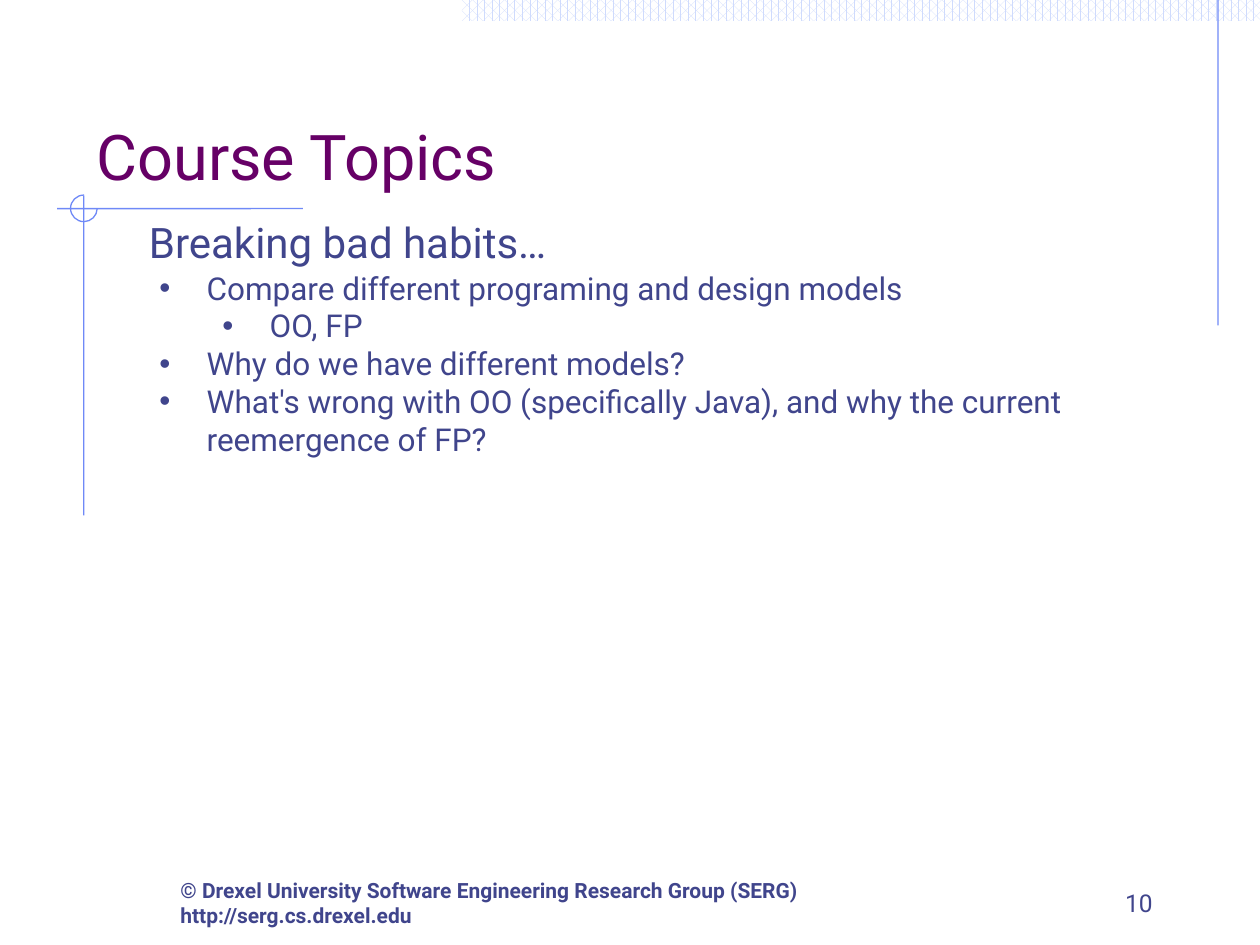
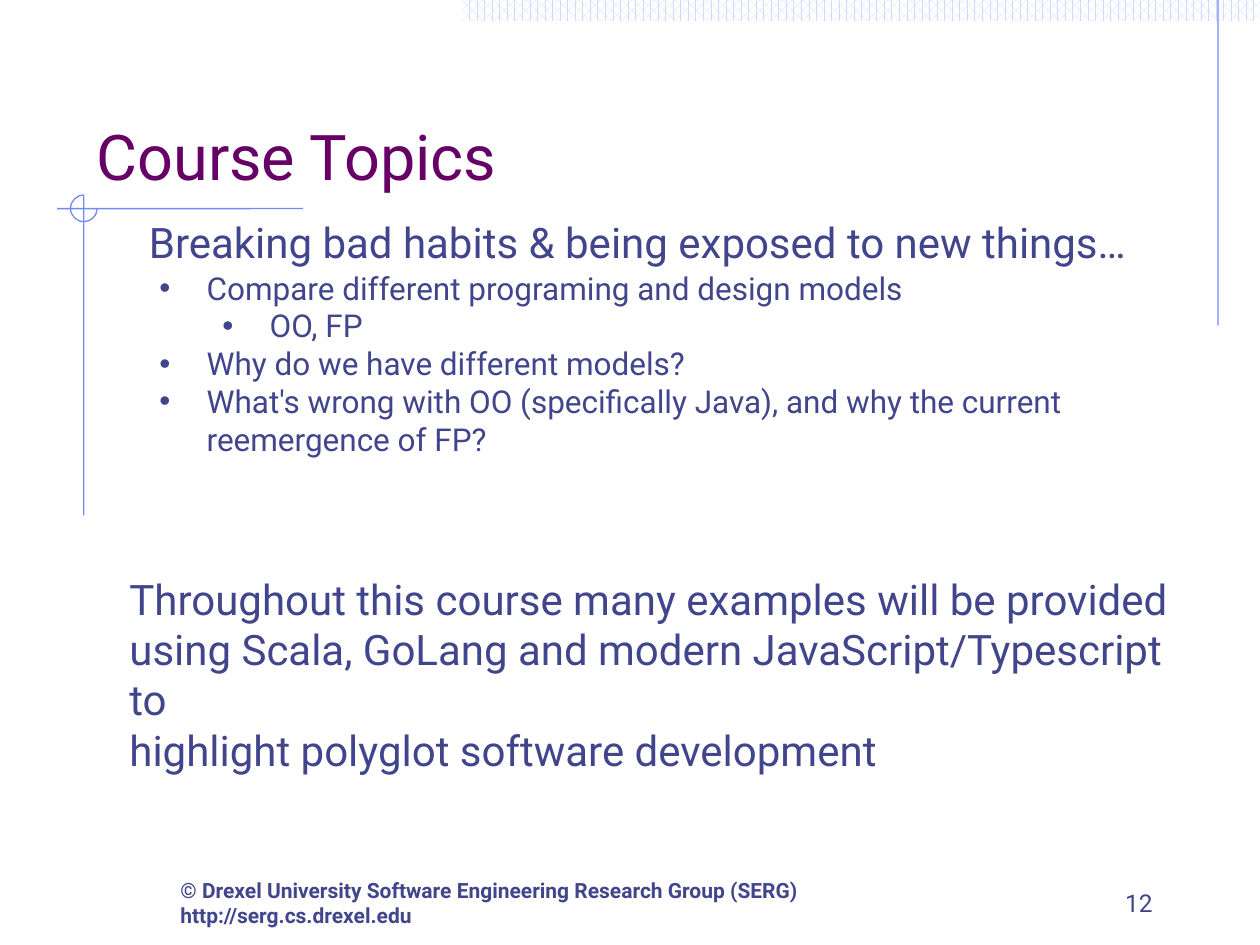
Before and after one commit to ArchitectingSoftware/CS575-SoftwareDesign, a slide deck: slide 12 of Lectures/M1-CourseOverview.pptx (slide 10 before the commit). Drawn at 1260x945 pixels with LibreOffice and Linux fonts; fonts in the diff are those of the drawing; background and template pictures are left out. Boxes give left, top, right and bottom in pixels: in the first picture for what was removed or moved away, otherwise in the second. Text is boxed around its words. In the diff, an @@ line names an element or a change of style, - is before the commit and + after.

```diff
--- a/Lectures/M1-CourseOverview.pptx
+++ b/Lectures/M1-CourseOverview.pptx
@@ text at <box>149,226,1126,267</box>: text changed @@
-Breaking bad habits…
+Breaking bad habits & being exposed to new things…
@@ text added at <box>129,583,1167,775</box>, 24 pt, text #40458C @@
+Throughout this course many examples will be provided
+using Scala, GoLang and modern JavaScript/Typescript to
+highlight polyglot software development
@@ page number at <box>1125,894,1153,912</box>: text changed @@
-10
+12
```
Also in this commit, not shown: 4 other slides changed, 7 slides added, 1 slide removed, 1 other file.
